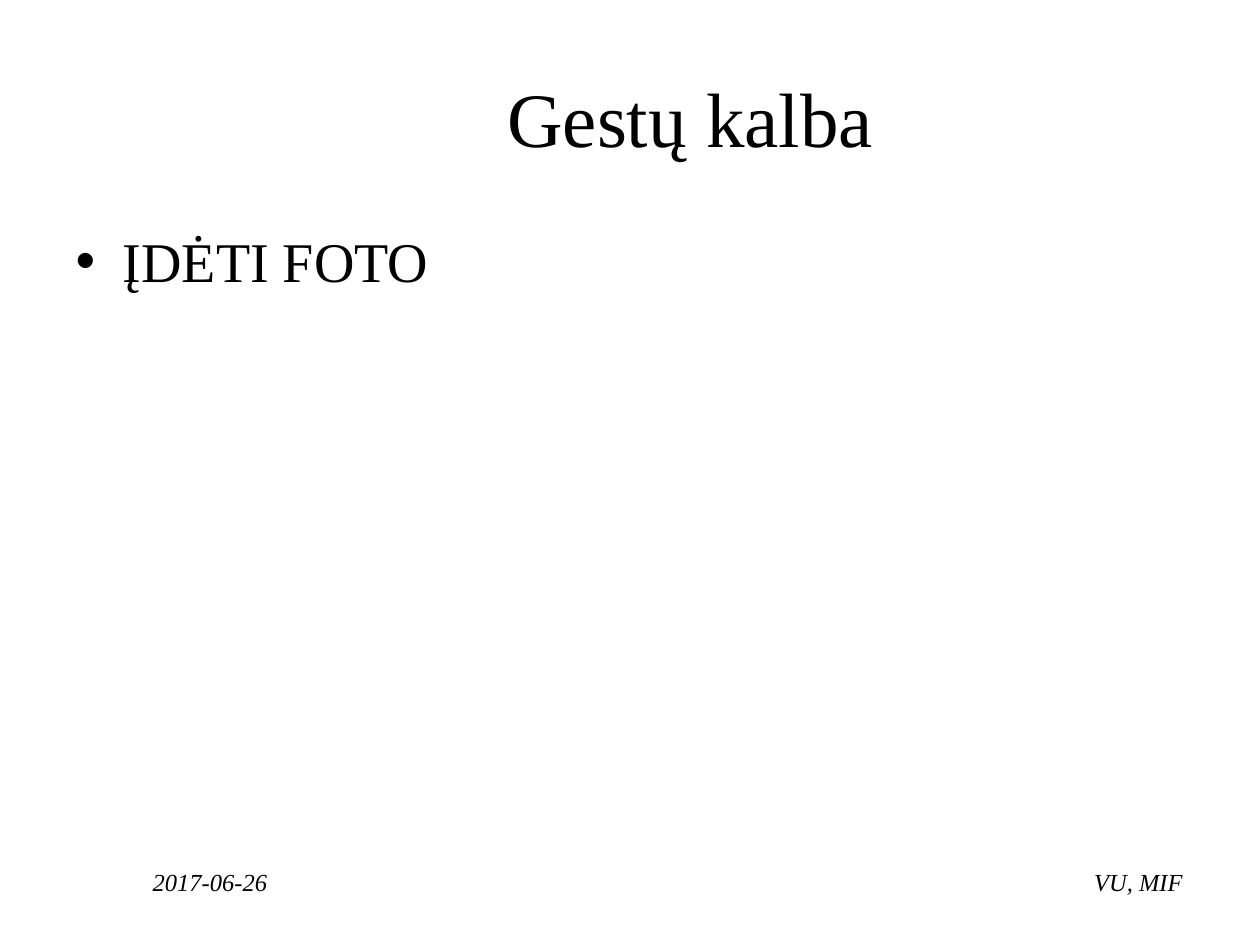
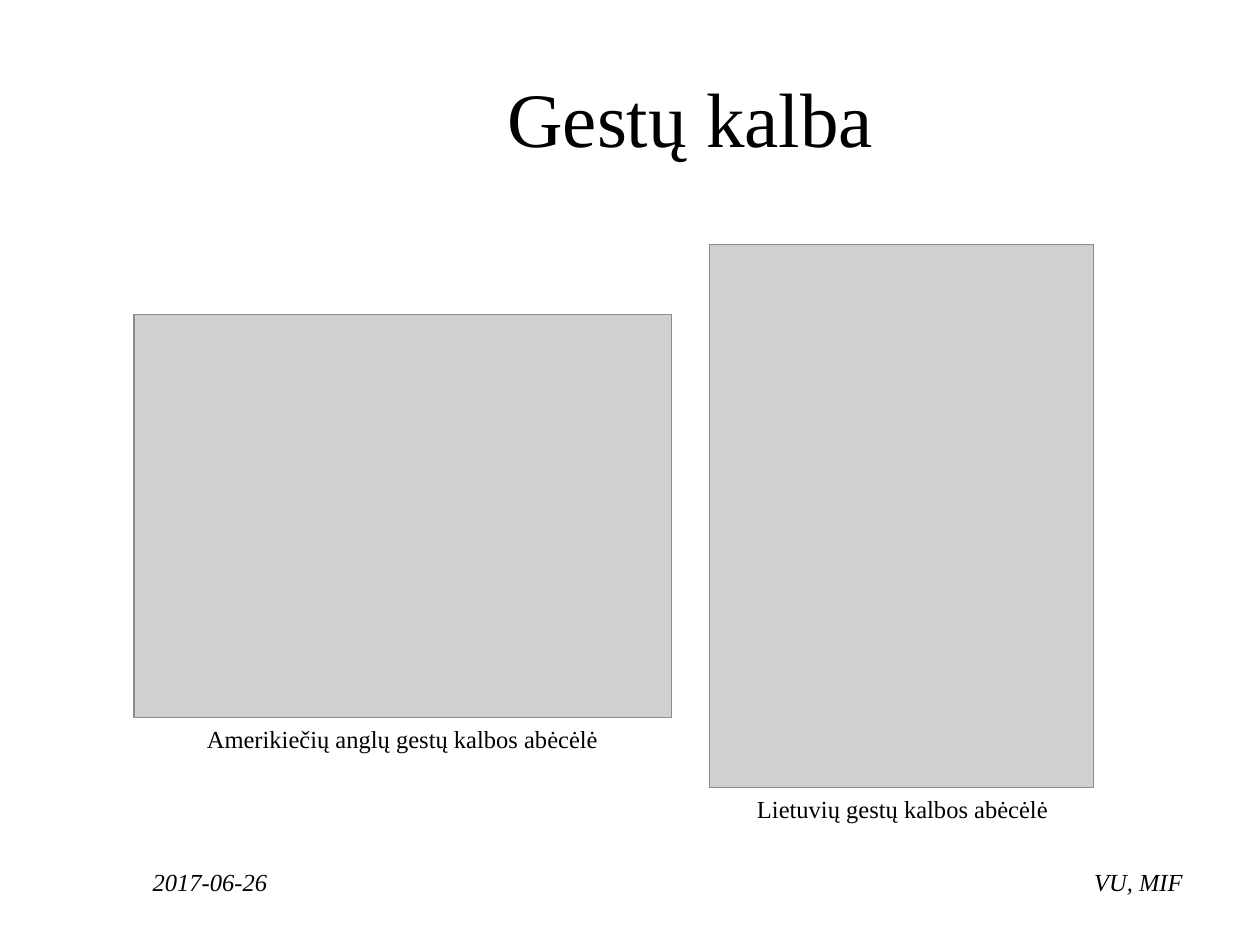
Before and after one commit to ambrazasp/Sign-Language-Recognition, a slide deck: slide 7 of Gestų kalbos atpažinimas naudojant internetinę kamerą.pptx. Drawn at 1260x945 pixels with LibreOffice and Linux fonts; fonts in the diff are those of the drawing; grey boxes stand for pictures; background and template pictures are left out. Boxes give left, top, right and bottom in pixels: in the first picture for what was removed or moved away, otherwise in the second. Text is boxed around its words. In the diff, an @@ line names an element or a change of style, - is before the commit and + after.

```diff
--- a/Gestų kalbos atpažinimas naudojant internetinę kamerą.pptx
+++ b/Gestų kalbos atpažinimas naudojant internetinę kamerą.pptx
@@ text removed at box(123, 239, 428, 293) @@
-• ĮDĖTI FOTO
@@ picture added at box(709, 244, 1094, 788) @@
@@ picture added at box(134, 314, 672, 717) @@
@@ text added at box(207, 731, 597, 753), 14 pt, text #000000 @@
+Amerikiečių anglų gestų kalbos abėcėlė
@@ text added at box(757, 801, 1047, 823), 14 pt, text #000000 @@
+Lietuvių gestų kalbos abėcėlė
```
Also in this commit, not shown: 2 other slides changed, 14 slides added, 2 other files.
